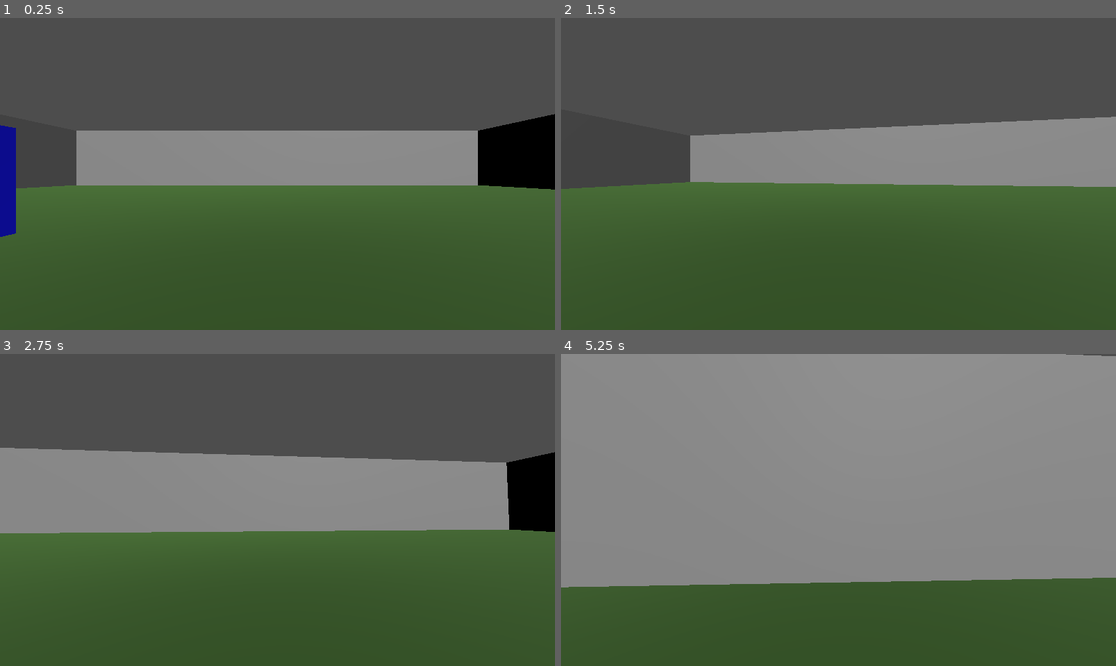
Above: before the commit, frames 1-4 (two rows, left to right).
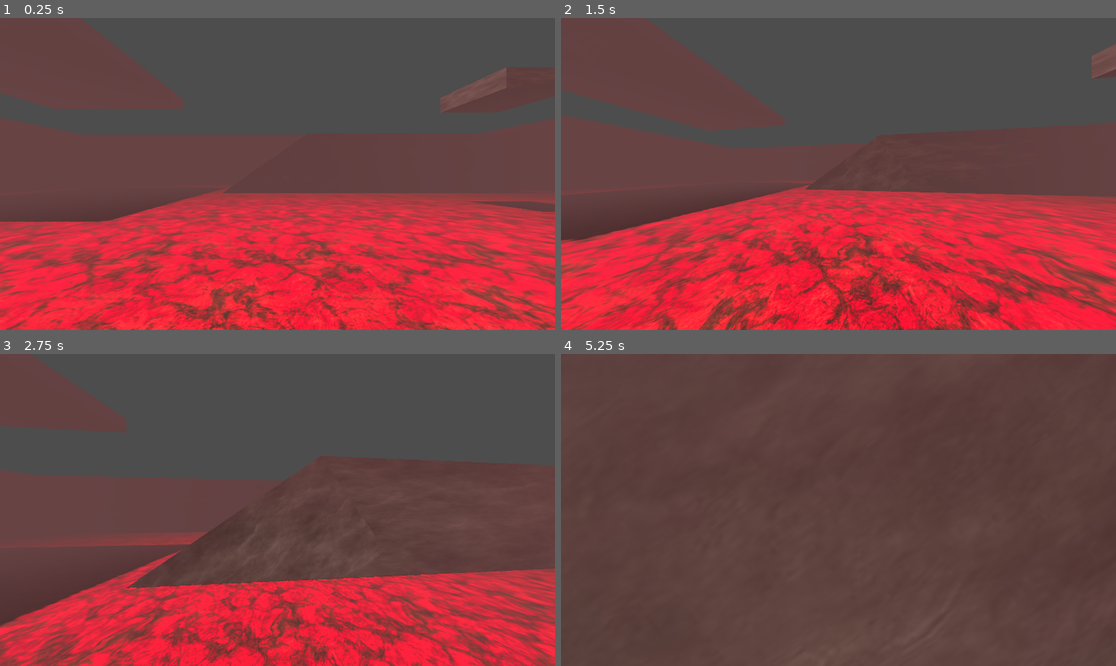
Above: after the commit, the same moments.

Repository: lyvanettinger/MelonJam2025
Game: Godot game, scene res://MainLevel.tscn
The game is run twice, just before and just after one commit, with the same random seed, the same clock (stepped at 60 frames per second) and the same inputs.
Inputs (mouse positions are in pixels of both pictures, inside the frame that each line leads up to):
- Up to frame 1 (0.25 s): no input
- Up to frame 2 (1.5 s): move the mouse to (866, 174) at 0.52 s; hold Space (Jump) 0.53-1.28 s; hold W (MoveForward) from 0.53 s (still down); move the mouse to (810, 174) at 1.27 s; tap Shift (Sprint) at 1.35 s
- Up to frame 3 (2.75 s): keep holding W (MoveForward); tap Space (Jump) at 1.52, 1.55, 1.82 s; move the mouse to (288, 503) at 2.02 s; hold Space (Jump) from 2.03 s (still down)
- Up to frame 4 (5.25 s): keep holding W (MoveForward); move the mouse to (832, 516) at 2.77 s; release Space (Jump) at 2.78 s; tap Shift (Sprint) at 2.85, 4.35 s; tap Space (Jump) at 3.02, 3.05, 3.32, 4.52, 4.55, 4.82 s; move the mouse to (877, 513) at 3.52 s; hold Space (Jump) 3.53-4.28 s; move the mouse to (794, 506) at 4.27 s; move the mouse to (844, 510) at 5.02 s; hold Space (Jump) from 5.03 s (still down)

The runs differ from the first frame. In frame 1, 67% of the frame differs, in the area x 0-100%, y 15-100%; in frame 2, 67%; in frame 3, 68%; in frame 4, 100%, in the area x 0-100%, y 0-100%.

Commit message:
[ADDED] Level and environment [ADDED] Bhopping

Diff:
--- a/MainLevel.tscn
+++ b/MainLevel.tscn
@@ -1,15 +1,24 @@
-[gd_scene load_steps=12 format=3 uid="uid://6x5aarpa0sqf"]
+[gd_scene load_steps=11 format=3 uid="uid://6x5aarpa0sqf"]
 
 [ext_resource type="Script" path="res://MainLevel.gd" id="1_nxyn4"]
 [ext_resource type="PackedScene" uid="uid://byw3fdvbubgdk" path="res://Player.tscn" id="1_re7fh"]
+[ext_resource type="Texture2D" uid="uid://k5185rf0fqxn" path="res://Textures/461223163.jpg" id="2_mwa0w"]
+[ext_resource type="Material" uid="uid://sxedl2bukbeh" path="res://Materials/Boundary.tres" id="3_pckih"]
+[ext_resource type="Material" uid="uid://ba7jrx0vkcxpx" path="res://Materials/Platform.tres" id="4_bddjw"]
 
-[sub_resource type="BoxShape3D" id="BoxShape3D_l4l1q"]
-size = Vector3(62.8828, 0.191406, 63.1946)
+[sub_resource type="Environment" id="Environment_5e3wq"]
+ambient_light_color = Color(0, 0.698039, 0, 1)
+tonemap_mode = 3
+fog_enabled = true
+fog_light_color = Color(0.49, 0.3626, 0.364723, 1)
+fog_light_energy = 0.52
+fog_density = 0.15
+fog_height_density = -0.3168
 
-[sub_resource type="PlaneMesh" id="PlaneMesh_m1qin"]
-
-[sub_resource type="StandardMaterial3D" id="StandardMaterial3D_q73g6"]
-albedo_color = Color(0.237362, 0.39492, 0.154927, 1)
+[sub_resource type="StandardMaterial3D" id="StandardMaterial3D_urd84"]
+albedo_texture = ExtResource("2_mwa0w")
+uv1_scale = Vector3(0.3, 0.3, 0.3)
+uv1_triplanar = true
 
 [sub_resource type="WorldBoundaryShape3D" id="WorldBoundaryShape3D_2urh3"]
 
@@ -17,30 +26,22 @@
 
 [sub_resource type="BoxMesh" id="BoxMesh_kj8pg"]
 
-[sub_resource type="StandardMaterial3D" id="StandardMaterial3D_bxh8k"]
-albedo_color = Color(0, 0, 1, 1)
-
-[sub_resource type="StandardMaterial3D" id="StandardMaterial3D_oc272"]
-albedo_color = Color(1, 0, 0, 1)
-
-[sub_resource type="StandardMaterial3D" id="StandardMaterial3D_68y88"]
-albedo_color = Color(1, 1, 0, 1)
-
 [node name="Level" type="Node3D"]
 script = ExtResource("1_nxyn4")
 
+[node name="WorldEnvironment" type="WorldEnvironment" parent="."]
+environment = SubResource("Environment_5e3wq")
+
 [node name="Plane" type="StaticBody3D" parent="."]
+metadata/_edit_lock_ = true
 
-[node name="PlaneCollision" type="CollisionShape3D" parent="Plane"]
-transform = Transform3D(1, 0, 0, 0, 1, 0, 0, 0, 1, -1.09045, 0, -0.322021)
-shape = SubResource("BoxShape3D_l4l1q")
-
-[node name="PlaneMesh" type="MeshInstance3D" parent="Plane"]
-transform = Transform3D(30, 0, 0, 0, 30, 0, 0, 0, 30, 0, 0, 0)
-mesh = SubResource("PlaneMesh_m1qin")
-surface_material_override/0 = SubResource("StandardMaterial3D_q73g6")
+[node name="CSGBox3D" type="CSGBox3D" parent="Plane"]
+use_collision = true
+size = Vector3(60, 1, 60)
+material = SubResource("StandardMaterial3D_urd84")
 
 [node name="Boundary" type="StaticBody3D" parent="."]
+metadata/_edit_lock_ = true
 
 [node name="BoundaryCollision1" type="CollisionShape3D" parent="Boundary"]
 transform = Transform3D(4, 0, 0, 0, -1.74846e-07, -4, 0, 4, -1.74846e-07, 0, 0, -30)
@@ -60,46 +61,107 @@
 
 [node name="BoundaryMesh1" type="MeshInstance3D" parent="Boundary"]
 transform = Transform3D(60, 0, 0, 0, 14, 0, 0, 0, 1, 0, 1, -30)
+material_override = ExtResource("3_pckih")
 mesh = SubResource("BoxMesh_kj8pg")
 skeleton = NodePath("../../Plane")
 
 [node name="BoundaryMesh2" type="MeshInstance3D" parent="Boundary"]
 transform = Transform3D(60, 0, 0, 0, 14, 0, 0, 0, 1, 0, 1, 30)
+material_override = ExtResource("3_pckih")
 mesh = SubResource("BoxMesh_kj8pg")
 skeleton = NodePath("../../Plane")
 
 [node name="BoundaryMesh3" type="MeshInstance3D" parent="Boundary"]
 transform = Transform3D(-2.62268e-06, 0, 1, 0, 14, 0, -60, 0, -4.37114e-08, 30, 1, 0)
+material_override = ExtResource("3_pckih")
 mesh = SubResource("BoxMesh_kj8pg")
 skeleton = NodePath("../../Plane")
 
 [node name="BoundaryMesh4" type="MeshInstance3D" parent="Boundary"]
 transform = Transform3D(-2.62268e-06, 0, 1, 0, 14, 0, -60, 0, -4.37114e-08, -30, 1, 0)
+material_override = ExtResource("3_pckih")
 mesh = SubResource("BoxMesh_kj8pg")
 skeleton = NodePath("../../Plane")
 
 [node name="TestPlatforms" type="StaticBody3D" parent="."]
 
 [node name="CSGBox3D" type="CSGBox3D" parent="TestPlatforms"]
-transform = Transform3D(1, 0, 0, 0, 1, 0, 0, 0, 1, -9.24752, 1.40846, -3.56584)
+transform = Transform3D(1, 0, 0, 0, 1, 0, 0, 0, 1, 10.7672, 2.8, -18)
 use_collision = true
-size = Vector3(4.2016, 3.00777, 3.97925)
-material = SubResource("StandardMaterial3D_bxh8k")
+size = Vector3(17, 5, 5)
+material = ExtResource("4_bddjw")
 
 [node name="CSGBox3D2" type="CSGBox3D" parent="TestPlatforms"]
-transform = Transform3D(1, 0, 0, 0, 1, 0, 0, 0, 1, -12.5644, 0.839604, 1.90201)
+transform = Transform3D(1, 0, 0, 0, 1, 0, 0, 0, 1, 17.0363, 2.8, 1.32348)
 use_collision = true
-size = Vector3(2.57056, 1.86507, 2.49878)
-material = SubResource("StandardMaterial3D_oc272")
+size = Vector3(5, 5, 10)
+material = ExtResource("4_bddjw")
 
 [node name="CSGBox3D3" type="CSGBox3D" parent="TestPlatforms"]
-transform = Transform3D(1, 0, 0, 0, 1, 0, 0, 0, 1, -7.68504, 0.44634, 5.07987)
+transform = Transform3D(0.819152, -0.573576, 0, 0.573576, 0.819152, 0, 0, 0, 1, -0.0246389, 0.870617, -18)
 use_collision = true
-size = Vector3(1.50586, 0.999146, 1.63892)
-material = SubResource("StandardMaterial3D_68y88")
+size = Vector3(8.84297, 4.62499, 5)
+material = ExtResource("4_bddjw")
 
-[node name="DirectionalLight3D" type="DirectionalLight3D" parent="."]
-transform = Transform3D(0.975423, -0.118557, 0.185725, 0, 0.842903, 0.538065, -0.22034, -0.524841, 0.822188, 2.1269, 2.65614, 4.15581)
+[node name="CSGBox3D9" type="CSGBox3D" parent="TestPlatforms"]
+transform = Transform3D(0.819152, 0.573577, 0, -0.573577, 0.819152, 0, 0, 0, 1, -1.70309, 0.871, 16)
+use_collision = true
+size = Vector3(8.84297, 4.62499, 5)
+material = ExtResource("4_bddjw")
+
+[node name="CSGBox3D4" type="CSGBox3D" parent="TestPlatforms"]
+transform = Transform3D(1, 0, 0, 0, 1, 0, 0, 0, 1, 10.0421, 5.70873, -8.72446)
+use_collision = true
+size = Vector3(3, 0.791, 3)
+material = ExtResource("4_bddjw")
+
+[node name="CSGBox3D10" type="CSGBox3D" parent="TestPlatforms"]
+transform = Transform3D(1, 0, 0, 0, 1, 0, 0, 0, 1, 12.7071, 4.71338, 13.1174)
+use_collision = true
+size = Vector3(4, 0.791, 4)
+material = ExtResource("4_bddjw")
+
+[node name="CSGBox3D11" type="CSGBox3D" parent="TestPlatforms"]
+transform = Transform3D(1, 0, 0, 0, 1, 0, 0, 0, 1, 4.64316, 5.42329, 21.9093)
+use_collision = true
+size = Vector3(4, 0.791, 4)
+material = ExtResource("4_bddjw")
+
+[node name="CSGBox3D12" type="CSGBox3D" parent="TestPlatforms"]
+transform = Transform3D(1, 0, 0, 0, 1, 0, 0, 0, 1, -17.5, 5.5, 14.5)
+use_collision = true
+size = Vector3(4, 0.791, 4)
+material = ExtResource("4_bddjw")
+
+[node name="CSGBox3D7" type="CSGBox3D" parent="TestPlatforms"]
+transform = Transform3D(1, 0, 0, 0, 0.819152, -0.573576, 0, 0.573576, 0.819152, -21.4925, 6.99965, -1.73999)
+use_collision = true
+size = Vector3(5, 1, 9)
+material = ExtResource("4_bddjw")
+
+[node name="CSGBox3D8" type="CSGBox3D" parent="TestPlatforms"]
+transform = Transform3D(1, 0, 0, 0, 1, 0, 0, 0, 1, -17.0903, 9.49824, -12.9967)
+use_collision = true
+size = Vector3(13.8044, 1, 15.7041)
+material = ExtResource("4_bddjw")
+
+[node name="CSGBox3D5" type="CSGBox3D" parent="TestPlatforms"]
+transform = Transform3D(1, 0, 0, 0, 1, 0, 0, 0, 1, -14, 2.8, 4)
+use_collision = true
+size = Vector3(20, 5, 5)
+material = ExtResource("4_bddjw")
+
+[node name="CSGBox3D6" type="CSGBox3D" parent="TestPlatforms"]
+transform = Transform3D(-4.37114e-08, 0, 1, 0, 1, 0, -1, 0, -4.37114e-08, -6.5, 2.8, 12.5)
+use_collision = true
+size = Vector3(12, 5, 5)
+material = ExtResource("4_bddjw")
 
 [node name="Player" parent="." instance=ExtResource("1_re7fh")]
 transform = Transform3D(1, 0, 0, 0, 1, 0, 0, 0, 1, 0, 0.915062, 0)
+
+[node name="DirectionalLight3D" type="DirectionalLight3D" parent="."]
+transform = Transform3D(0.479631, 0.767111, -0.426022, 0.124247, 0.421247, 0.898395, 0.868629, -0.48383, 0.106732, -19.7793, 58.2288, 5.45827)
+light_energy = 1.808
+light_bake_mode = 1
+shadow_enabled = true
--- /dev/null
+++ b/Materials/Boundary.tres
@@ -0,0 +1,8 @@
+[gd_resource type="StandardMaterial3D" load_steps=2 format=3 uid="uid://sxedl2bukbeh"]
+
+[ext_resource type="Texture2D" uid="uid://c00p4nx7baqdf" path="res://Textures/461223149.jpg" id="1_o1mc7"]
+
+[resource]
+albedo_texture = ExtResource("1_o1mc7")
+uv1_scale = Vector3(3, 3, 3)
+uv1_triplanar = true
--- /dev/null
+++ b/Materials/Platform.tres
@@ -0,0 +1,6 @@
+[gd_resource type="StandardMaterial3D" load_steps=2 format=3 uid="uid://ba7jrx0vkcxpx"]
+
+[ext_resource type="Texture2D" uid="uid://dq5pcs3u8400j" path="res://Textures/461223128.jpg" id="1_bjbrl"]
+
+[resource]
+albedo_texture = ExtResource("1_bjbrl")
--- a/PlayerCharacter.gd
+++ b/PlayerCharacter.gd
@@ -13,7 +13,7 @@
 
 # fov variables
 const BASE_FOV = 75.0
-const FOV_CHANGE = 1.5
+const FOV_CHANGE = 4.5
 
 # Get the gravity from the project settings to be synced with RigidBody nodes.
 var gravity = 9.8
@@ -36,7 +36,7 @@
 		velocity.y -= gravity * delta
 
 	# Handle jump
-	if Input.is_action_just_pressed("Jump") and is_on_floor():
+	if Input.is_action_pressed("Jump") and is_on_floor():
 		velocity.y = JUMP_VELOCITY
 
 	# Handle sprint
Binary file added: Models/PenAttempt1.glb
Not shown, added: Models/PenAttempt1.glb.import
Binary file added: Textures/461223128.jpg
Not shown, added: Textures/461223128.jpg.import
Binary file added: Textures/461223149.jpg
Not shown, added: Textures/461223149.jpg.import
Binary file added: Textures/461223163.jpg
Not shown, added: Textures/461223163.jpg.import
Binary file added: Textures/461223169.jpg
Not shown, added: Textures/461223169.jpg.import
